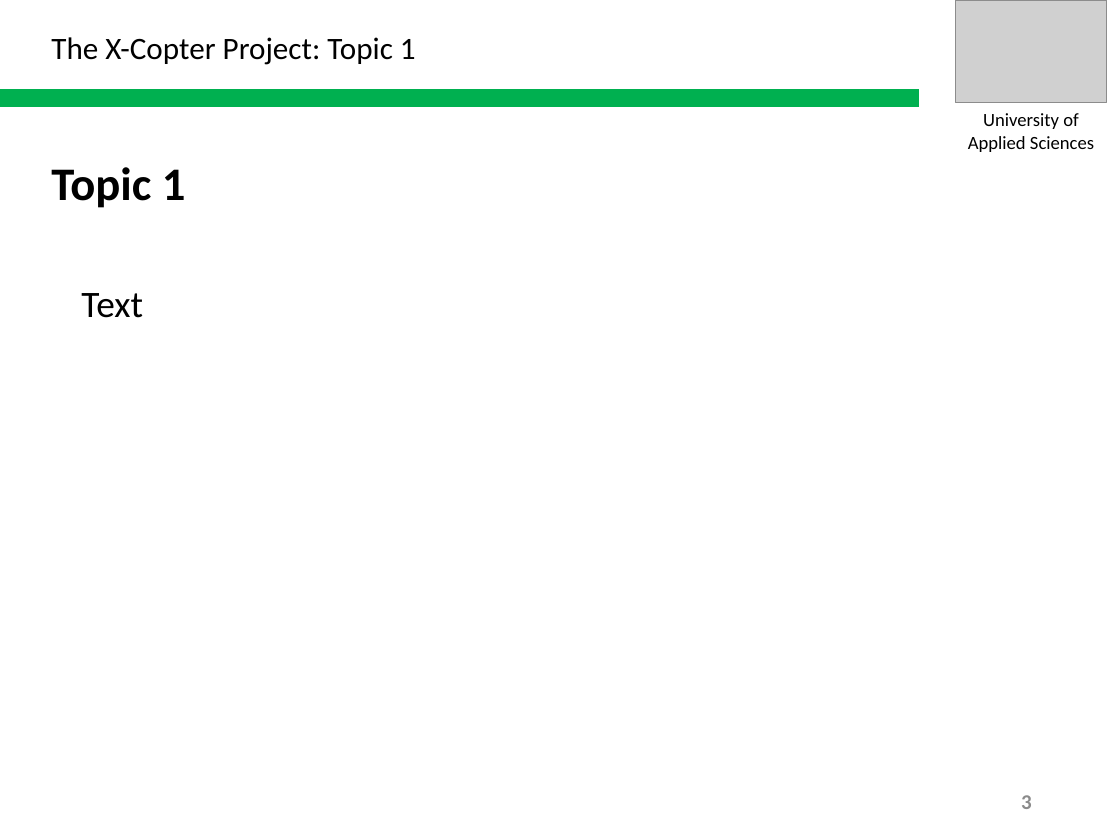
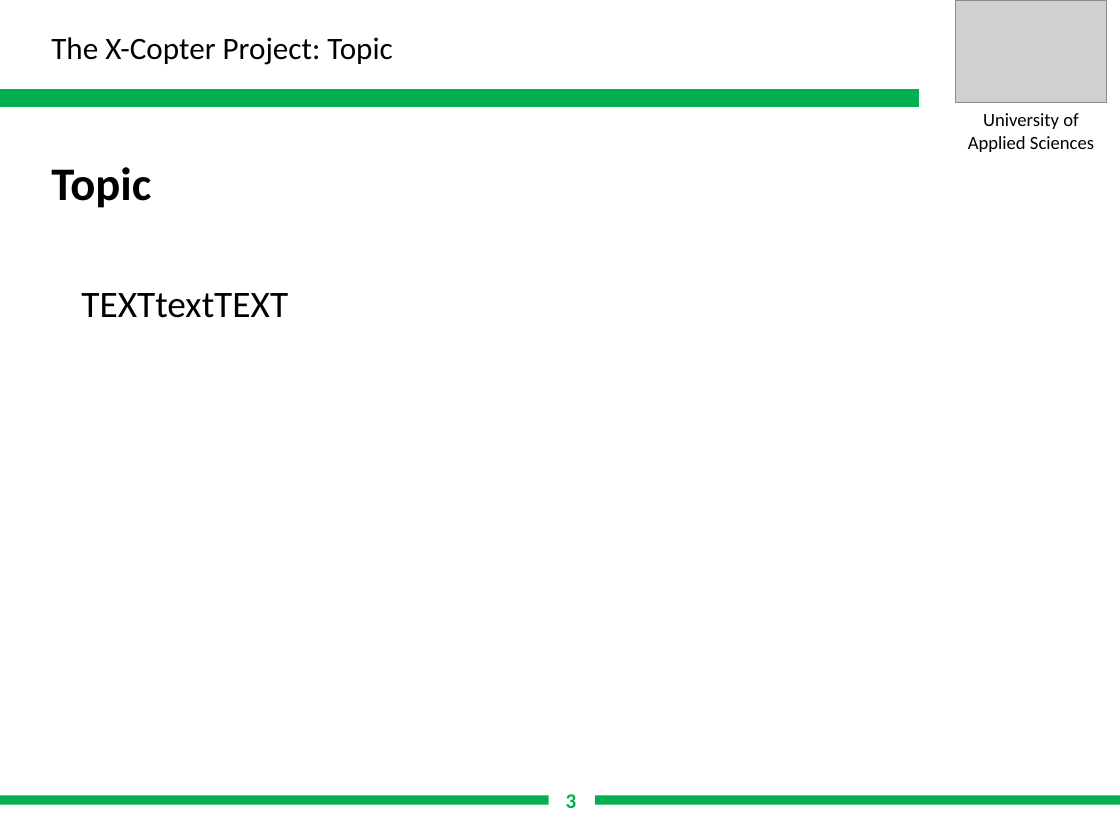
Before and after one commit to XCopter-HSU/XCopter, a slide deck: slide 3 of Final_Report/InFinalReportEinpflegen (Fuer Jan)/presentation_sample/sample_01.pptx. Drawn at 1120x840 pixels with LibreOffice and Linux fonts; fonts in the diff are those of the drawing; grey boxes stand for pictures; background and template pictures are left out. Boxes give left, top, right and bottom in pixels: in the first picture for what was removed or moved away, otherwise in the second. Text is boxed around its words. In the diff, an @@ line names an element or a change of style, - is before the commit and + after.

Commit message:
latest version

```diff
--- a/Final_Report/InFinalReportEinpflegen (Fuer Jan)/presentation_sample/sample_01.pptx
+++ b/Final_Report/InFinalReportEinpflegen (Fuer Jan)/presentation_sample/sample_01.pptx
@@ text at box(51, 37, 392, 65): text changed @@
-The X-Copter Project: Topic 1
+The X-Copter Project: Topic
@@ text at box(51, 167, 151, 208): text changed @@
-Topic 1
+Topic
@@ text at box(81, 293, 288, 318): text changed @@
-Text
+TEXTtextTEXT
@@ page number: place and size @@
-page number at box(1021, 795, 1032, 809)
+page number at box(566, 794, 577, 808)
@@ page number at box(566, 794, 577, 808): text colour #8C8C8C to #00B050; alignment right to centre @@
@@ rectangle added at box(0, 795, 549, 804), fill #00B050 @@
@@ rectangle added at box(595, 795, 1120, 804), fill #00B050 @@
```
Also in this commit, not shown: 2 other slides changed.
